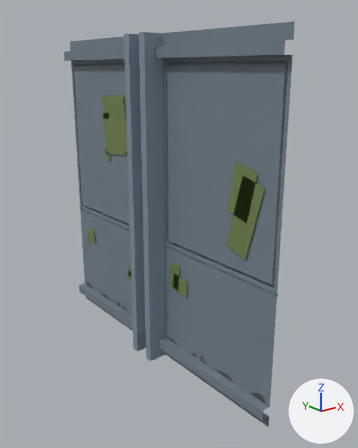
Renders of the FBX model AdamURP/Assets/01 Mesh/enviro/mur.fbx from each side of a commit.
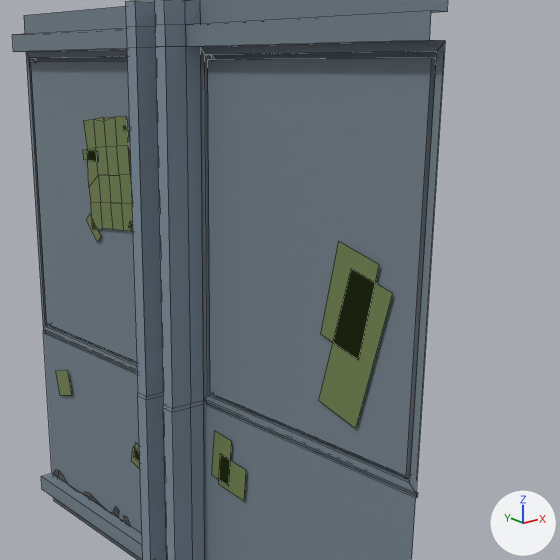
Old and new are each drawn whole from a 50 mm camera at (-8.0, -15.7, 8.34) aimed at (0.36, -5.24, 4.16) and again close up on the part from 16% to 99% of the width and 7% to 74% of the height. Lighting does not change. The marker at lower right points along +X, +Y and +Z. The close-ups show mesh edges as thin lines. Where no turn or scale is listed for an object, it has been applied to the vertices. Vertices at the same position are counted once.

The older version as bpy lines, for what is in view:
```python
me_mesh = bpy.data.meshes.new('Mesh')
me_mesh.from_pydata(...)  # 299 vertices, 206 faces; spans x -0.57..0.12, y -9.19..0.0, z 0.0..9.19
# faces by material slot: [62, 69, 46, 29]
me_mesh.materials.append(mat_lambert60)  # blue #74828d
me_mesh.materials.append(mat_bleu)  # blue #8192a1
me_mesh.materials.append(mat_gris)  # dark grey #505050
me_mesh.materials.append(mat_paper1)  # green #728550
ob_mur_base = bpy.data.objects.new('mur_base', me_mesh)
ob_mur_base.location = (0.0, 0.0, 0.0)
```
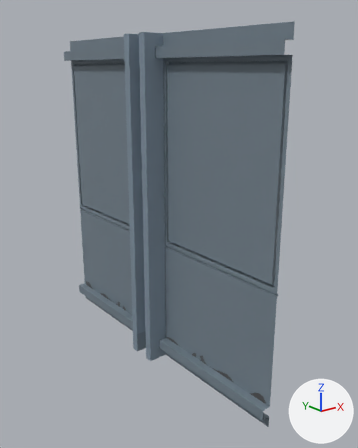
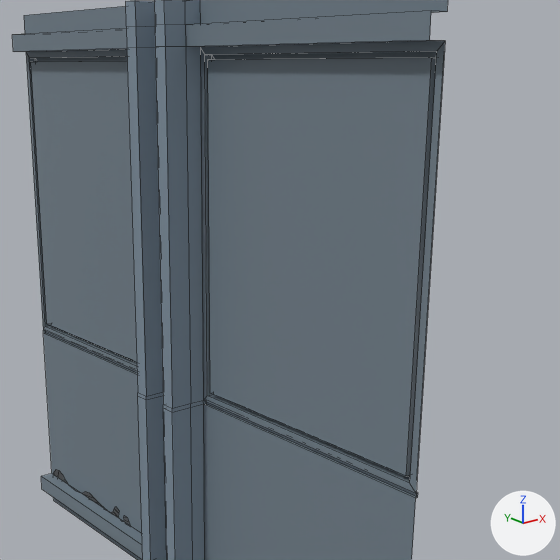
Changed parts and their boxes (x1, y1, x2, y2) in the close-ups (560 x 560 px):
part 1 of me_mesh, deleted (green): before (56, 116, 393, 501)

Edits to the bpy script that builds the scene:
```text
Change me_mesh:
    used by ob_mur_base; location = (0.0, 0.0, 0.0)
    remove me_mesh.from_pydata(...)  # 299 vertices, 206 faces; spans x -0.57..0.12, y -9.19..0.0, z 0.0..9.19
    add me_mesh.from_pydata(...)  # 228 vertices, 177 faces; spans x -0.57..0.12, y -9.19..0.0, z 0.0..9.19
    me_mesh part 1: 12 loose pieces with 71 vertices, spanning x -0.04, y -8.7..-0.5, z 1.83..7.63, are deleted
    remove me_mesh.materials.append(mat_paper1)  # green #728550
```
